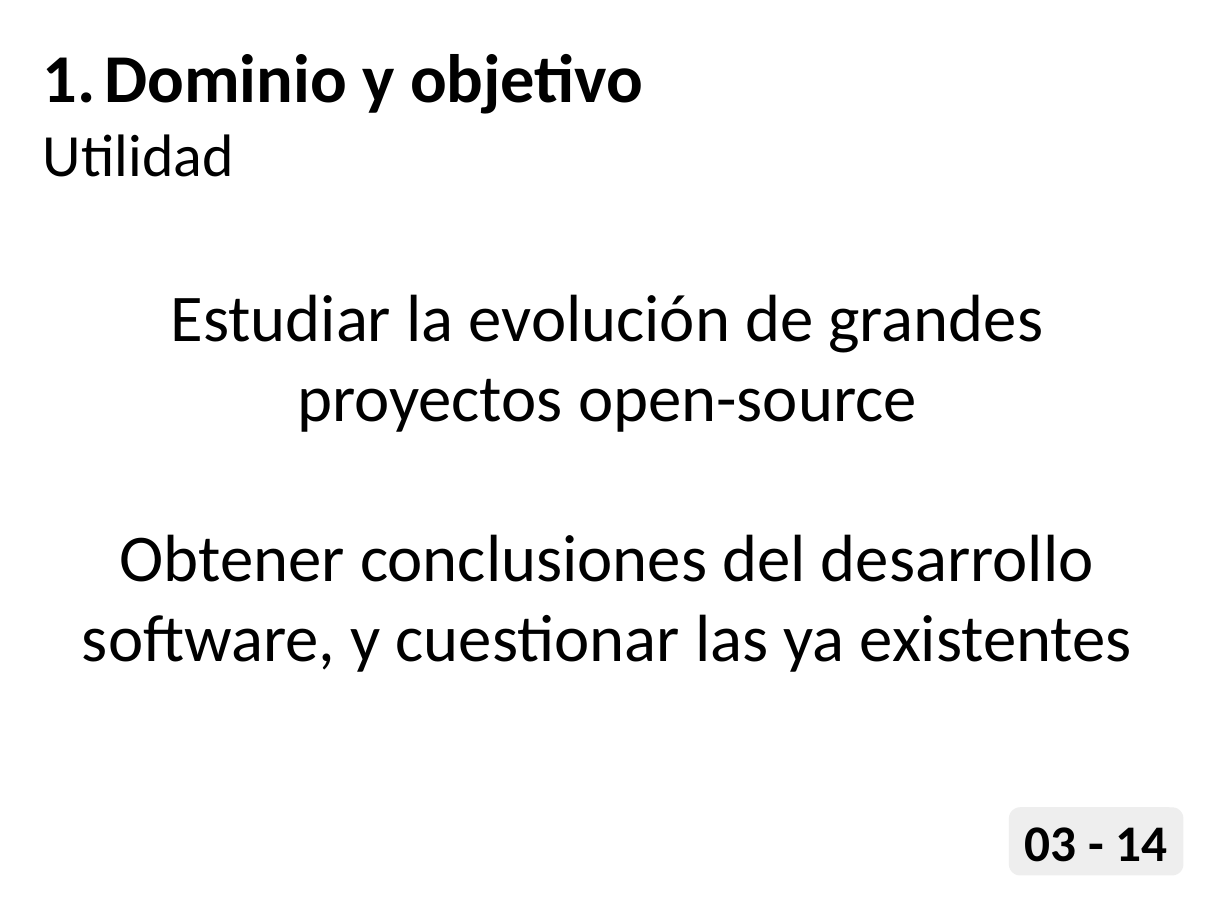
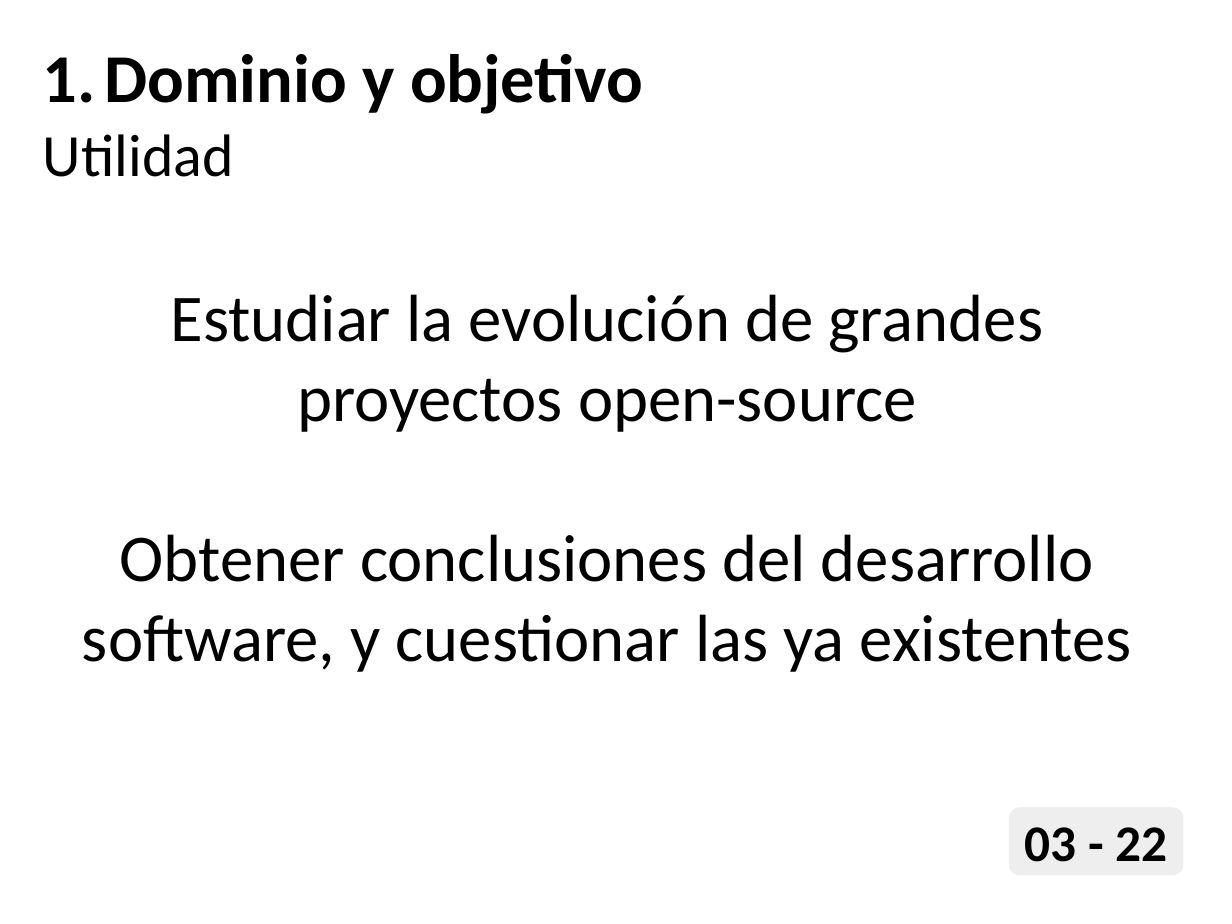
Before and after one commit to joszamama/linux-distros-analysis, a slide deck: slide 6 of docs/DAS - Presentación.pptx. Drawn at 1232x924 pixels with LibreOffice and Linux fonts; fonts in the diff are those of the drawing. Boxes give left, top, right and bottom in pixels: in the first picture for what was removed or moved away, otherwise in the second. Text is boxed around its words. In the diff, an @@ line names an element or a change of style, - is before the commit and + after.

```diff
--- a/docs/DAS - Presentación.pptx
+++ b/docs/DAS - Presentación.pptx
@@ text in rounded rectangle at <box>1025,827,1167,862</box>: text changed @@
-03 - 14
+03 - 22
```
Also in this commit, not shown: 13 other slides changed, 8 slides added, 3 slides removed, 1 other file.
